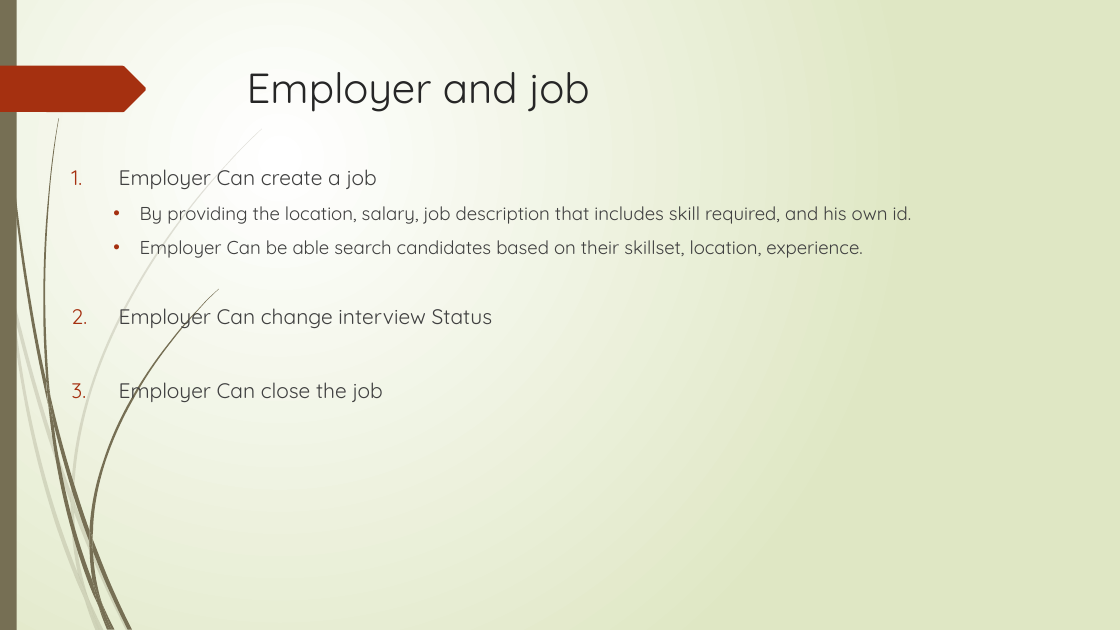
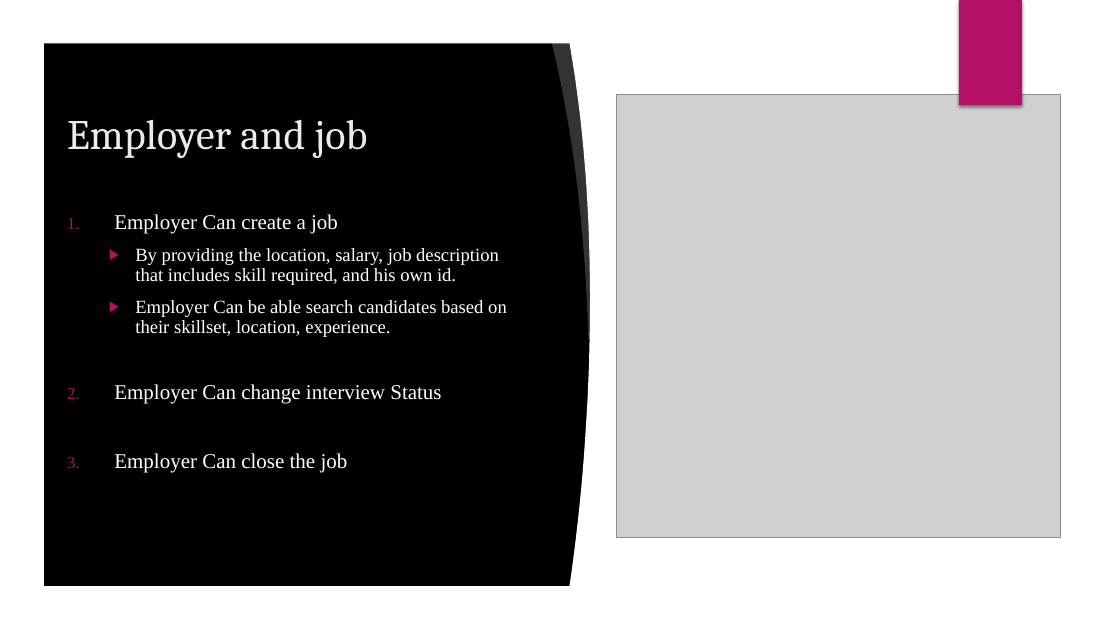
Before and after one commit to Yash-shadow/Online-Job-Portal, a slide deck: slide 5 of Presentation/Online Job Portal-sprint1.pptx. Drawn at 1120x630 pixels with LibreOffice and Linux fonts; fonts in the diff are those of the drawing; grey boxes stand for pictures; background and template pictures are left out. Boxes give left, top, right and bottom in pixels: in the first picture for what was removed or moved away, otherwise in the second. Text is boxed around its words. In the diff, an @@ line names an element or a change of style, - is before the commit and + after.

```diff
--- a/Presentation/Online Job Portal-sprint1.pptx
+++ b/Presentation/Online Job Portal-sprint1.pptx
@@ background gradient #FFFFFF to #DFE8C4 to picture (left out) @@
@@ rectangle removed at (0, 0, 17, 630) @@
@@ group added at (0, 0, 1120, 630): 4 ellipses, 3 freeform shapes @@
@@ freeform shape added at (0, 0, 1120, 630), fill #FFFFFF @@
@@ rectangle added at (959, 0, 1022, 105), fill #B31166 @@
@@ title "Employer and job": place and size @@
-title "Employer and job" at (247, 72, 589, 112)
+title "Employer and job" at (67, 119, 368, 158)
@@ title "Employer and job" at (67, 119, 368, 158): font Quicksand to Cambria, text colour #262626 to #EBEBEB; vertical alignment top to middle @@
@@ freeform shape added at (551, 35, 616, 341), fill #FFFFFF at 20% opacity @@
@@ freeform shape added at (569, 37, 1081, 593), fill #FFFFFF @@
@@ freeform shape removed at (0, 66, 146, 112) @@
@@ picture added at (617, 94, 1060, 538) @@
@@ text "Employer Can create a job": place and size @@
-text "Employer Can create a job" at (119, 169, 912, 404)
+text "Employer Can create a job" at (114, 214, 507, 473)
@@ text "Employer Can create a job" at (114, 214, 507, 473): font Quicksand to Times New Roman, text colour #404040 to #FFFFFF; line spacing 1 to 0.9; bullet colour #A53010 to #B31166; bullet • to ▶; vertical alignment top to middle @@
@@ group removed at (0, 129, 262, 630): 10 freeform shapes @@
@@ group removed at (3, 0, 218, 630): 12 freeform shapes @@
```
Also in this commit, not shown: 8 other slides changed, 2 other files.
